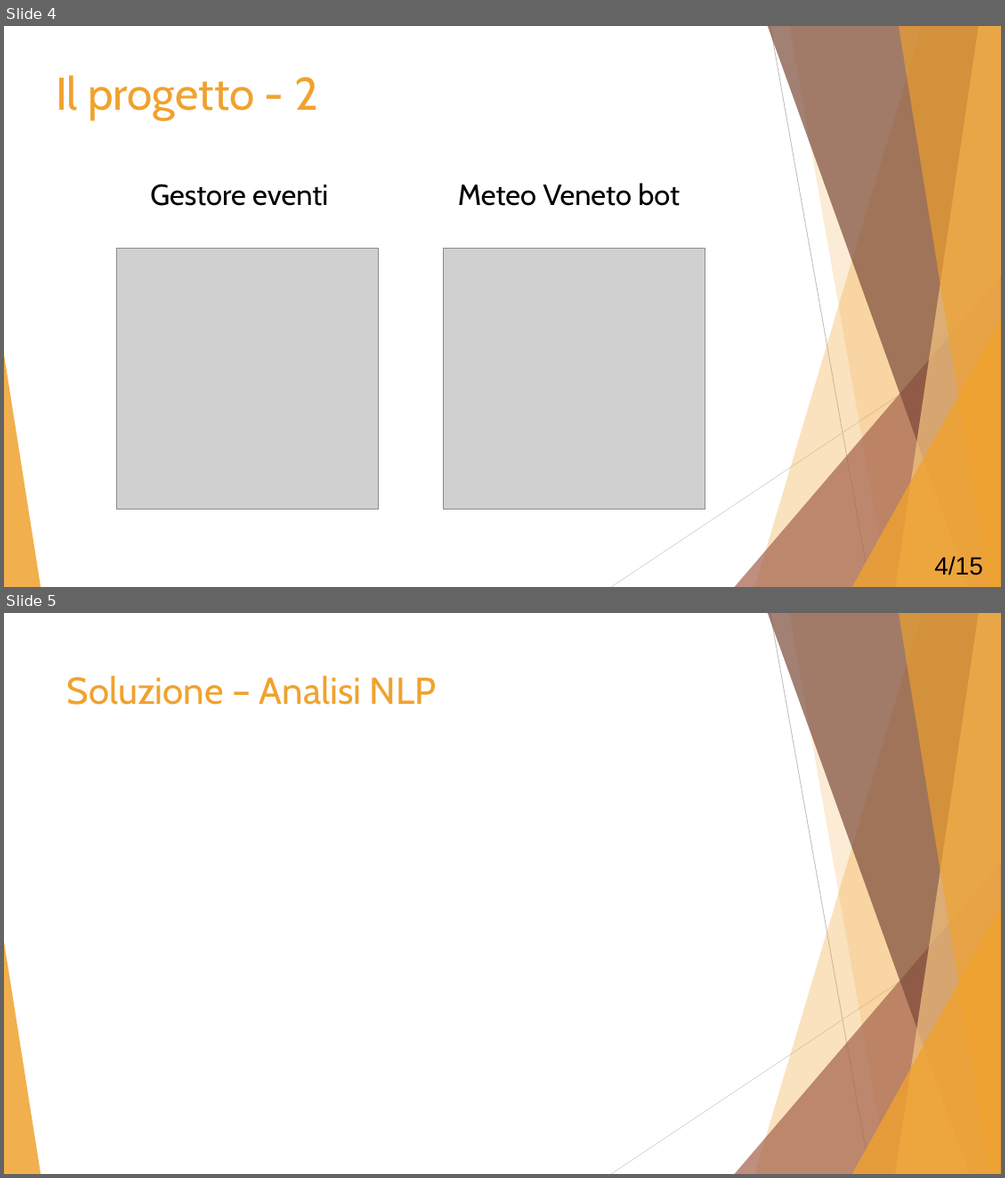
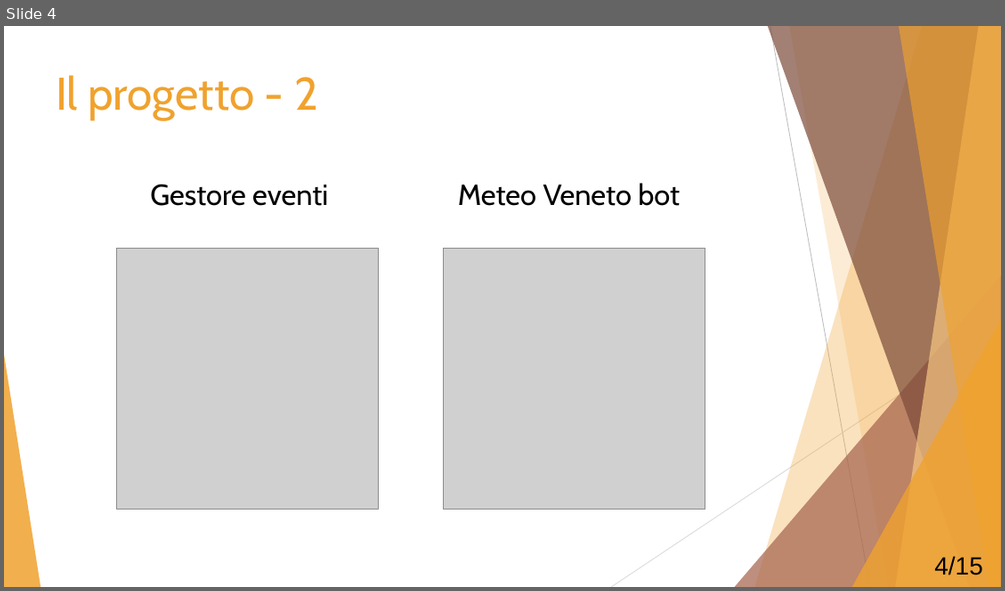
Before and after one commit to Mou95/Tesi, a slide deck: Presentazione_tesi.pptx. Shown one above the other, each under a label of ours: slides 4 and 5 before the commit, slide 4 after it. The pictures are 1005x1178 and 1005x591 pixels, drawn with LibreOffice and Linux fonts; fonts in the diff are those of the drawing; grey boxes stand for pictures. Boxes give left, top, right and bottom in pixels: in the first picture for what was removed or moved away, otherwise in the second. Text is boxed around its words. In the diff, an @@ line names an element or a change of style, - is before the commit and + after.

```diff
--- a/Presentazione_tesi.pptx
+++ b/Presentazione_tesi.pptx
@@ slide 5 removed at bbox=[4, 613, 1001, 1174], background #FFFFFF; not listed: 10 template elements that a slide beside it also shows @@
@@ title removed at bbox=[67, 675, 437, 705] @@
-Soluzione – Analisi NLP
```
Also in this commit, not shown: 3 slides changed, 5 slides added, 1 other slide removed, 9 other files.
